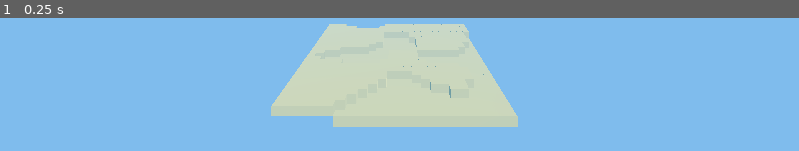
Above: before the commit, frame 1.
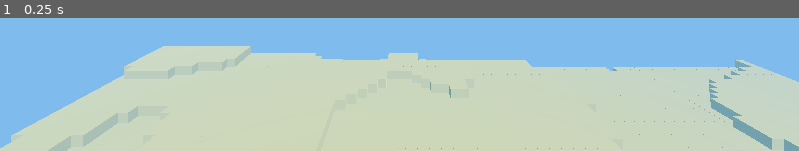
Above: after the commit, the same moment.

Repository: mpaykin1/World_server
Game: Godot game, scene res://main.tscn
Same seed, same stepped clock (60 frames per second), same inputs: the game is played once before the commit and once after it.
Inputs:
- Up to frame 1 (0.25 s): no input

The runs differ from the first frame. In frame 1, 54% of the frame differs, in the area x 0-100%, y 4-100%.

Commit message:
feat(voxel): stream chunks consistently in web and Godot

Diff:
--- /dev/null
+++ b/godot/world-client/ChunkPlanner.gd
@@ -0,0 +1,50 @@
+extends RefCounted
+class_name WorldChunkPlanner
+## Matches World Server browser scheduling; original independent implementation.
+static func plan_missing(center: Vector2i, radius: int, budget: int,
+		loaded: Dictionary, pending: Dictionary = {}) -> Array[Vector2i]:
+	assert(radius >= 0 and radius <= 16)
+	assert(budget >= 0 and budget <= 64)
+	var candidates: Array[Vector2i] = []
+	for dz in range(-radius, radius + 1):
+		for dx in range(-radius, radius + 1):
+			candidates.append(Vector2i(center.x + dx, center.y + dz))
+	candidates.sort_custom(func(a: Vector2i, b: Vector2i) -> bool:
+		var da := (a - center).length_squared()
+		var db := (b - center).length_squared()
+		if da != db:
+			return da < db
+		if a.y != b.y:
+			return a.y < b.y
+		return a.x < b.x
+	)
+	var result: Array[Vector2i] = []
+	for pos in candidates:
+		if loaded.has(pos) or pending.has(pos):
+			continue
+		result.append(pos)
+		if result.size() >= budget:
+			break
+	return result
+
+static func affected_chunks(x: int, z: int, chunk_size: int = 16) -> Array[Vector2i]:
+	assert(chunk_size >= 1 and chunk_size <= 256)
+	var cx := floori(float(x) / float(chunk_size))
+	var cz := floori(float(z) / float(chunk_size))
+	var lx := posmod(x, chunk_size)
+	var lz := posmod(z, chunk_size)
+	var xs: Array[int] = [0]
+	var zs: Array[int] = [0]
+	if lx == 0:
+		xs.append(-1)
+	elif lx == chunk_size - 1:
+		xs.append(1)
+	if lz == 0:
+		zs.append(-1)
+	elif lz == chunk_size - 1:
+		zs.append(1)
+	var out: Array[Vector2i] = []
+	for dx in xs:
+		for dz in zs:
+			out.append(Vector2i(cx + dx, cz + dz))
+	return out
--- a/godot/world-client/Main.gd
+++ b/godot/world-client/Main.gd
@@ -22,22 +22,34 @@
 	[250, 0], [0, 250], [-250, 0], [0, -250], [500, 500], [-500, -500], [777, -333],
 ]
 
+const NativeChunkPlanner = preload("res://ChunkPlanner.gd")
+const NativeStreamedTerrain = preload("res://StreamedTerrain.gd")
+
 func _ready() -> void:
 	var args := OS.get_cmdline_user_args()
-	var smoke_test := args.has("--smoke-test")
 	var world_seed := WORLD_SEED_DEFAULT
 	for a in args:
 		if a.is_valid_int():
 			world_seed = a.to_int()
-
-	var stats := _generate_and_render(world_seed)
-
-	if smoke_test:
-		print(JSON.stringify(stats))
+	if args.has("--chunk-plan-test"):
+		var blocked := {Vector2i.ZERO: true}
+		var planned: Array = []
+		for pos in NativeChunkPlanner.plan_missing(Vector2i.ZERO, 1, 4, blocked):
+			planned.append([pos.x, pos.y])
+		var dirty: Array = []
+		for pos in NativeChunkPlanner.affected_chunks(0, -1):
+			dirty.append([pos.x, pos.y])
+		print(JSON.stringify({"plan": planned, "dirty": dirty}))
 		get_tree().quit(0)
 		return
-
-	_setup_camera_and_light()
+	if args.has("--smoke-test"):
+		print(JSON.stringify(_generate_and_render(world_seed)))
+		get_tree().quit(0)
+		return
+	var camera := _setup_camera_and_light()
+	var stream := NativeStreamedTerrain.new()
+	add_child(stream)
+	stream.configure(world_seed, camera)
 
 func _generate_and_render(world_seed: int) -> Dictionary:
 	var multimesh := MultiMesh.new()
@@ -82,10 +94,11 @@
 		"sampleBiomes": biomes,
 	}
 
-func _setup_camera_and_light() -> void:
+func _setup_camera_and_light() -> Camera3D:
 	var cam := Camera3D.new()
 	cam.position = Vector3(0, 40, 40)
 	cam.look_at(Vector3(0, 16, 0), Vector3.UP)
+	cam.current = true
 	add_child(cam)
 
 	var sun := DirectionalLight3D.new()
@@ -101,3 +114,4 @@
 	environment.fog_light_color = Color(0.498, 0.737, 0.929)
 	env.environment = environment
 	add_child(env)
+	return cam
--- /dev/null
+++ b/godot/world-client/StreamedTerrain.gd
@@ -0,0 +1,73 @@
+extends Node3D
+## Incremental, camera-centered terrain streaming using the native WorldGen spec.
+## Streams the existing colored voxel surface; never changes terrain formulas.
+const Planner = preload("res://ChunkPlanner.gd")
+const CHUNK_SIZE := 16
+
+@export_range(1, 8) var render_radius := 2
+@export_range(1, 4) var chunks_per_frame := 2
+
+var _seed: int
+var _target: Camera3D
+var _chunks: Dictionary = {}
+var _block_mesh: BoxMesh
+var _material: StandardMaterial3D
+
+func _ready() -> void:
+	_block_mesh = BoxMesh.new()
+	_block_mesh.size = Vector3.ONE
+	_material = StandardMaterial3D.new()
+	_material.vertex_color_use_as_albedo = true
+
+func configure(seed_value: int, camera: Camera3D) -> void:
+	_seed = seed_value
+	_target = camera
+
+func loaded_count() -> int:
+	return _chunks.size()
+
+func _process(_delta: float) -> void:
+	if _target == null:
+		return
+	var center := Vector2i(
+		floori(_target.global_position.x / CHUNK_SIZE),
+		floori(_target.global_position.z / CHUNK_SIZE)
+	)
+	_unload_distant(center)
+	var needed := Planner.plan_missing(center, render_radius,
+		chunks_per_frame, _chunks)
+	for location in needed:
+		_chunks[location] = _build_chunk(location)
+
+func _unload_distant(center: Vector2i) -> void:
+	for location in _chunks.keys():
+		if abs(location.x - center.x) <= render_radius + 1 \
+				and abs(location.y - center.y) <= render_radius + 1:
+			continue
+		var chunk_node: MultiMeshInstance3D = _chunks[location]
+		chunk_node.queue_free()
+		_chunks.erase(location)
+
+func _build_chunk(location: Vector2i) -> MultiMeshInstance3D:
+	var instances := MultiMesh.new()
+	instances.transform_format = MultiMesh.TRANSFORM_3D
+	instances.use_colors = true
+	instances.mesh = _block_mesh
+	instances.instance_count = CHUNK_SIZE * CHUNK_SIZE
+	var index := 0
+	for lz in range(CHUNK_SIZE):
+		for lx in range(CHUNK_SIZE):
+			var x := location.x * CHUNK_SIZE + lx
+			var z := location.y * CHUNK_SIZE + lz
+			var height := WorldGen.height_at(float(x), float(z), _seed)
+			var biome := WorldGen.biome_at(float(x), float(z), _seed)
+			instances.set_instance_transform(index, Transform3D(
+				Basis(), Vector3(x, height, z)))
+			instances.set_instance_color(index,
+				WorldGen.surface_color_for_biome(biome))
+			index += 1
+	var chunk_node := MultiMeshInstance3D.new()
+	chunk_node.multimesh = instances
+	chunk_node.material_override = _material
+	add_child(chunk_node)
+	return chunk_node
Not shown, changed: .github/workflows/godot-web-preview.yml
Not shown, changed: apps/voxel-world/client.js
Not shown, added: docs/MINECRAFT_REFERENCE_INTEGRATION.md
Not shown, added: shared/voxel-chunk-planner.mjs
Not shown, added: test/voxel-chunk-planner.test.mjs
